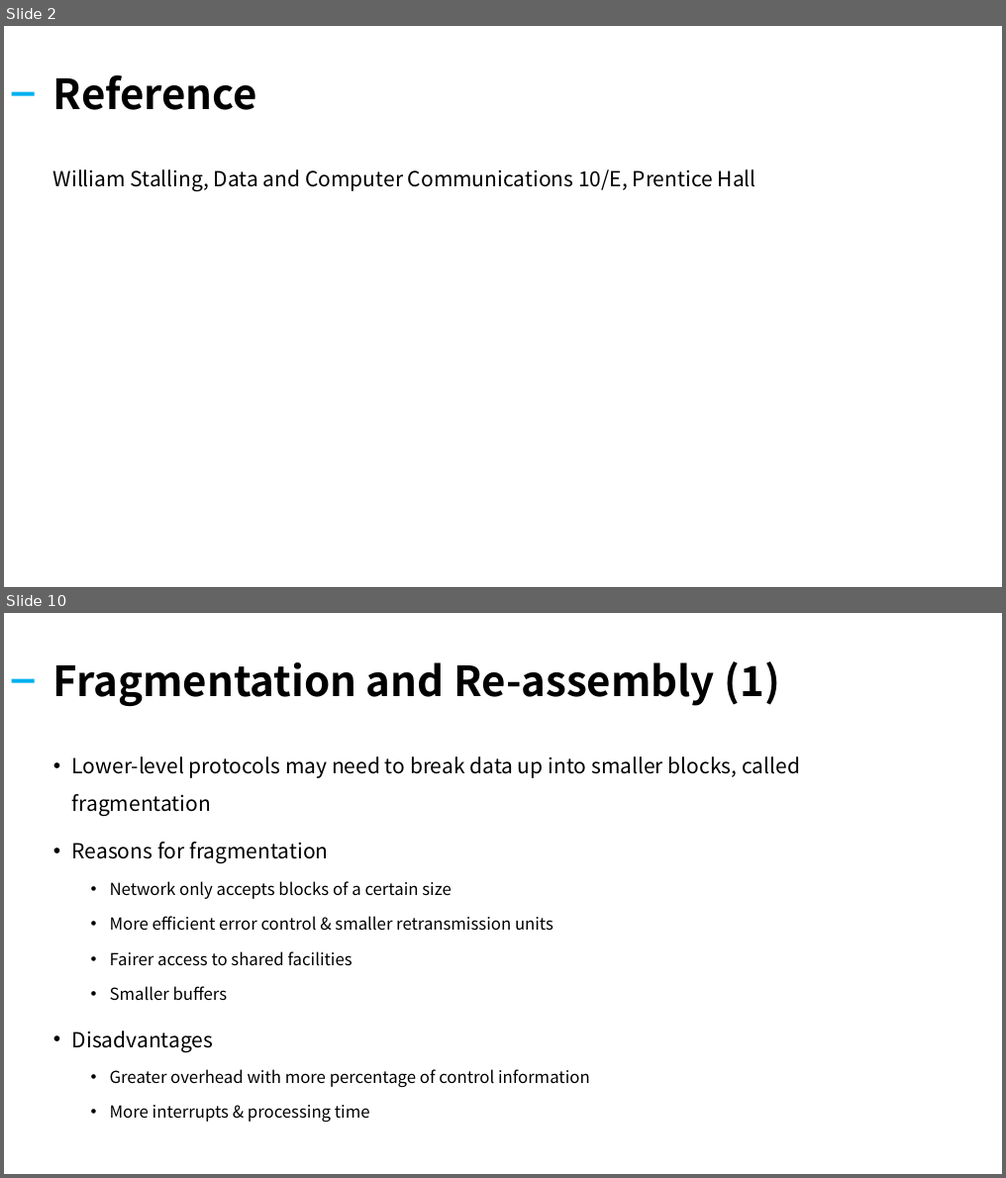
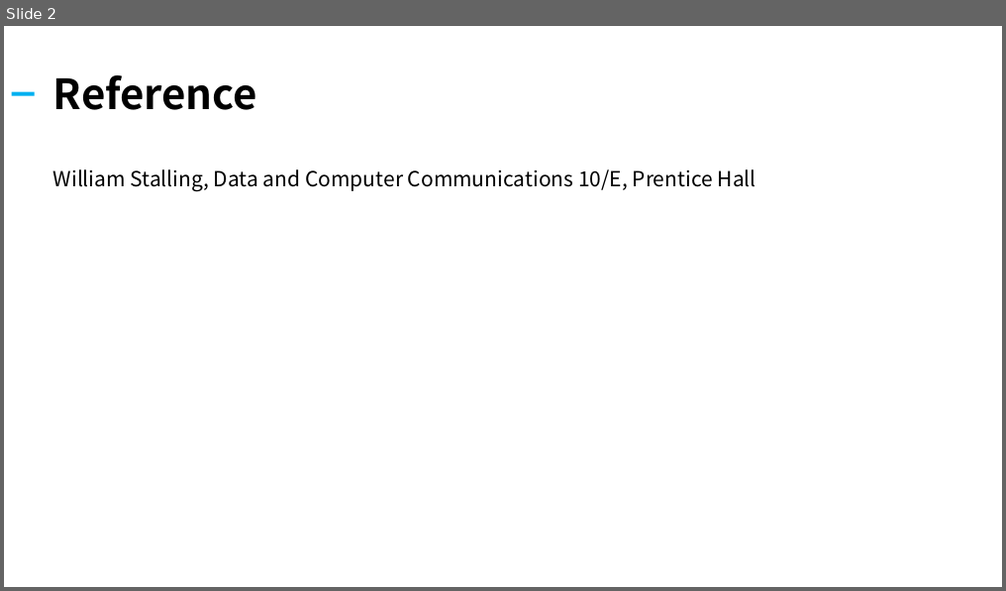
Before and after one commit to kiku99/AWS, a slide deck: Network/05. Network Internet Protocol (2).pptx. Shown one above the other, each under a label of ours: slides 2 and 10 before the commit, slide 2 after it; the slides between them are not shown. The pictures are 1006x1178 and 1006x591 pixels, drawn with LibreOffice and Linux fonts; fonts in the diff are those of the drawing. Boxes give left, top, right and bottom in pixels: in the first picture for what was removed or moved away, otherwise in the second. Text is boxed around its words. In the diff, an @@ line names an element or a change of style, - is before the commit and + after.

Commit message:
add : network internet protocol (2)

```diff
--- a/Network/05. Network Internet Protocol (2).pptx
+++ b/Network/05. Network Internet Protocol (2).pptx
@@ slide 10 removed at <box>4,613,1002,1174</box>, background #FFFFFF @@
@@ title removed at <box>54,662,781,707</box> @@
-Fragmentation and Re-assembly (1)
@@ rectangle removed at <box>12,679,35,682</box> @@
@@ text removed at <box>72,757,800,1122</box> @@
-• Lower-level protocols may need to break data up into smaller blocks, called fragmentation
-• Reasons for fragmentation
-  • Network only accepts blocks of a certain size
-  • More efficient error control & smaller retransmission units
-  • Fairer access to shared facilities
-  • Smaller buffers
-• Disadvantages
-  • Greater overhead with more percentage of control information
-  • More interrupts & processing time
```
Also in this commit, not shown: 1 slide changed, 23 slides added, 15 other slides removed, 1 other file.
